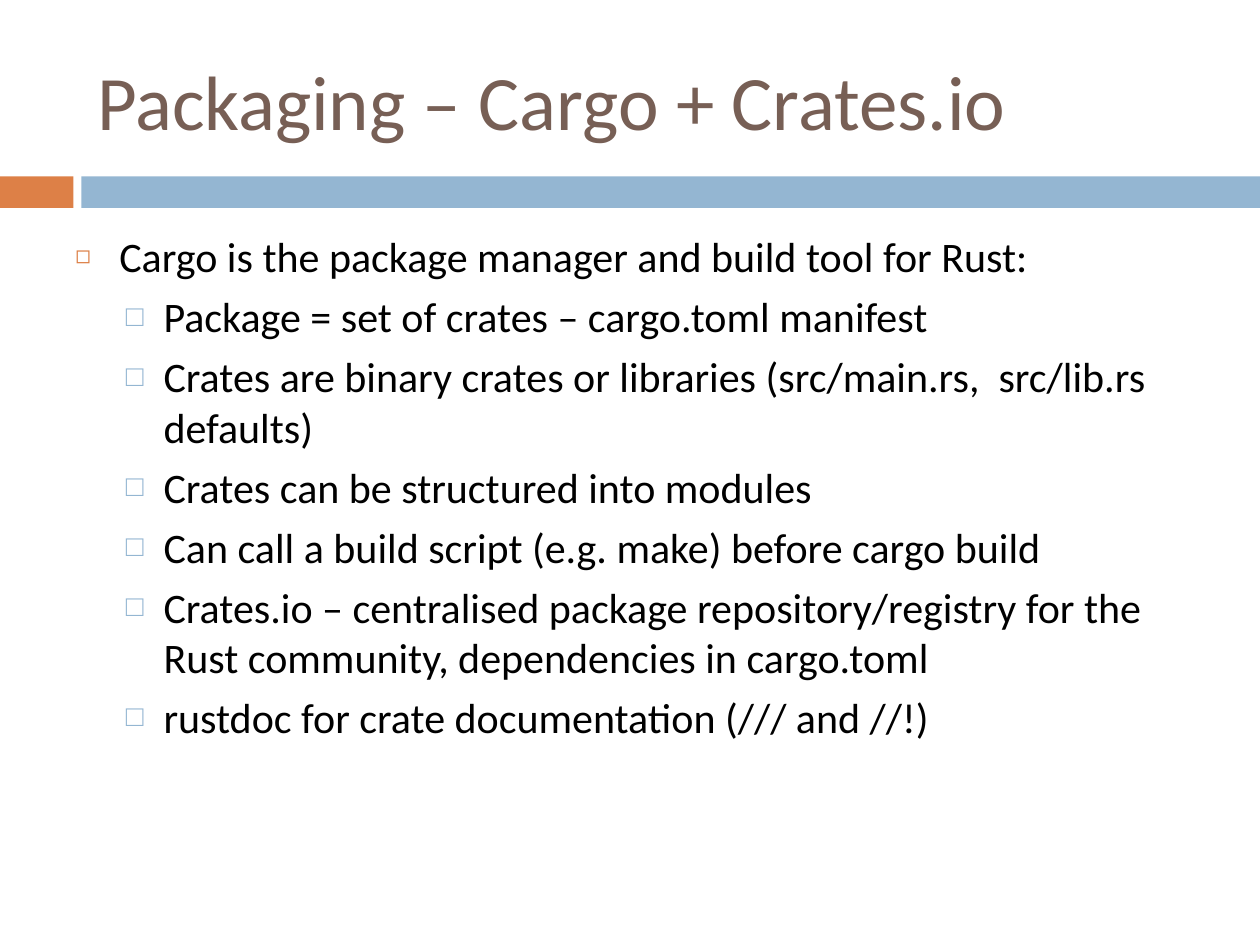
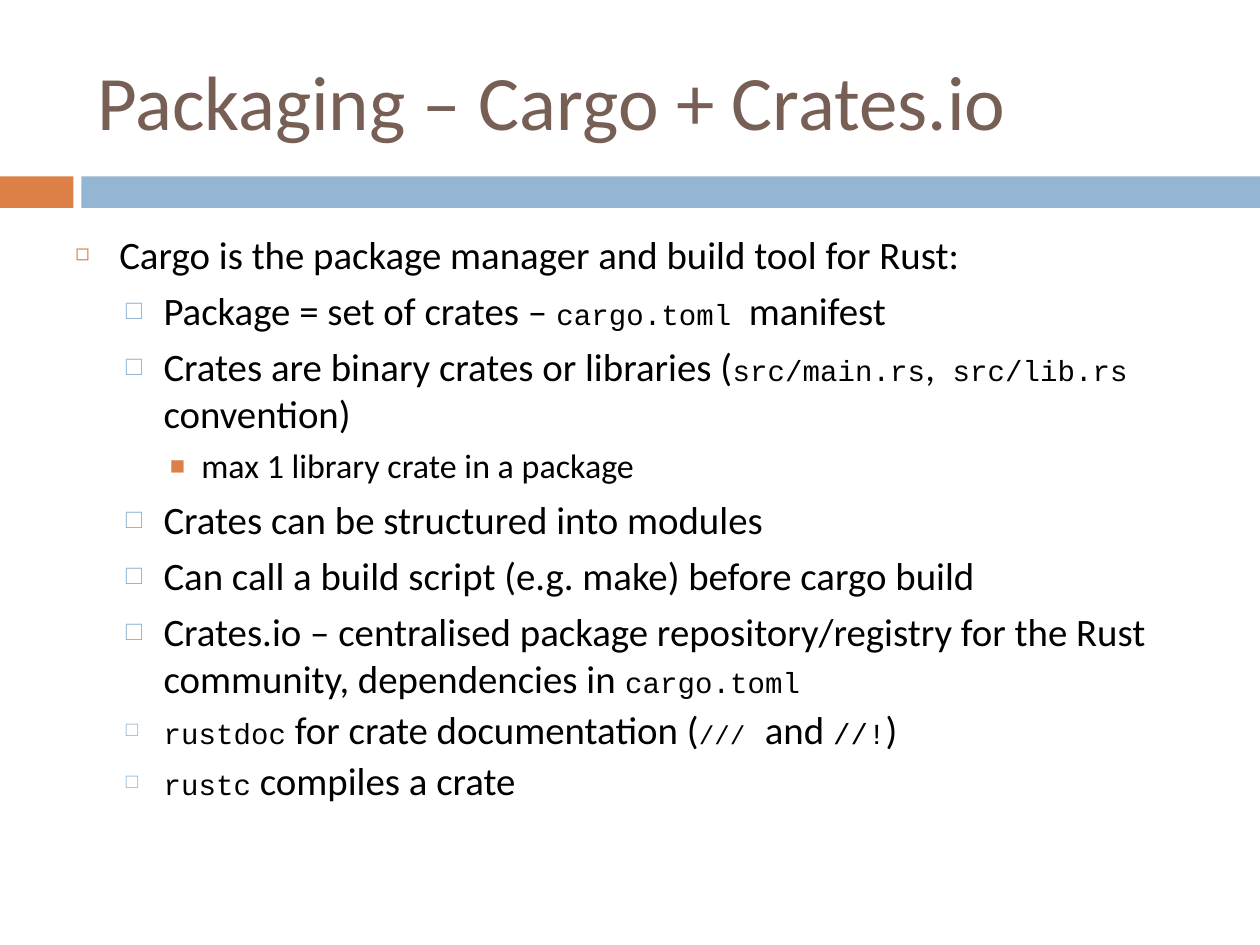
Before and after one commit to gclynch/rust, a slide deck: slide 10 of Rust session.ppt (slide 8 before the commit). Drawn at 1260x945 pixels with LibreOffice and Linux fonts; fonts in the diff are those of the drawing. Boxes give left, top, right and bottom in pixels: in the first picture for what was removed or moved away, otherwise in the second. Text is boxed around its words. In the diff, an @@ line names an element or a change of style, - is before the commit and + after.

```diff
--- a/Rust session.ppt
+++ b/Rust session.ppt
@@ text at (119, 242, 1145, 745): size 24 to 22.2 pt in "Cargo is the package manager and build ...", "Package = set of crates – manifest", "Crates can be structured into modules", "Can call a build script (e.g. make) ..." and 2 more places; size 24 to 16.6 pt in "cargo.toml", "cargo.toml", "rustdoc //!)"; font Calibri to Courier New in "cargo.toml", "cargo.toml", "rustdoc (/// //!)"; size 24 to 14.8 pt in "(///"; line spacing 1 to 0.9 @@
@@ text at (164, 354, 1128, 484): text changed; size 24 to 22.2 pt @@
-  □ Crates are binary crates or libraries (src/main.rs, src/lib.rs defaults)
+  □ Crates are binary crates or libraries (src/main.rs, src/lib.rs convention)
+    ■ max 1 library crate in a package
@@ text at (164, 768, 515, 802): paragraph added @@
+  □ rustc compiles a crate
```
Also in this commit, not shown: 10 other slides changed, 6 slides added, 1 slide removed.
